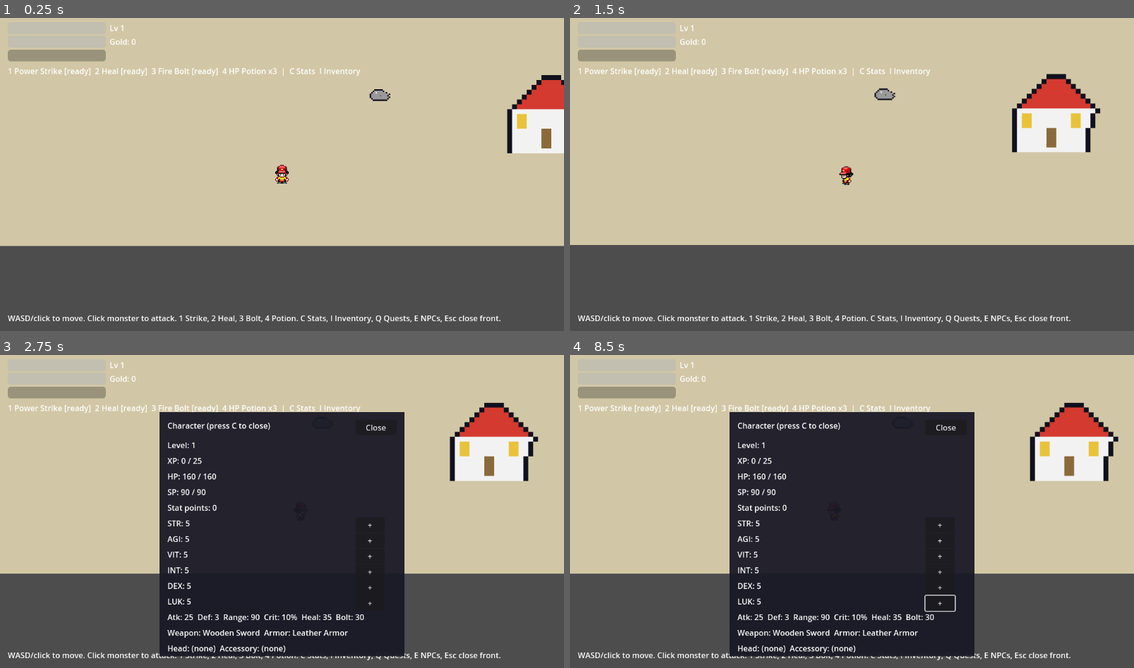
Above: before the commit, frames 1-4 (two rows, left to right).
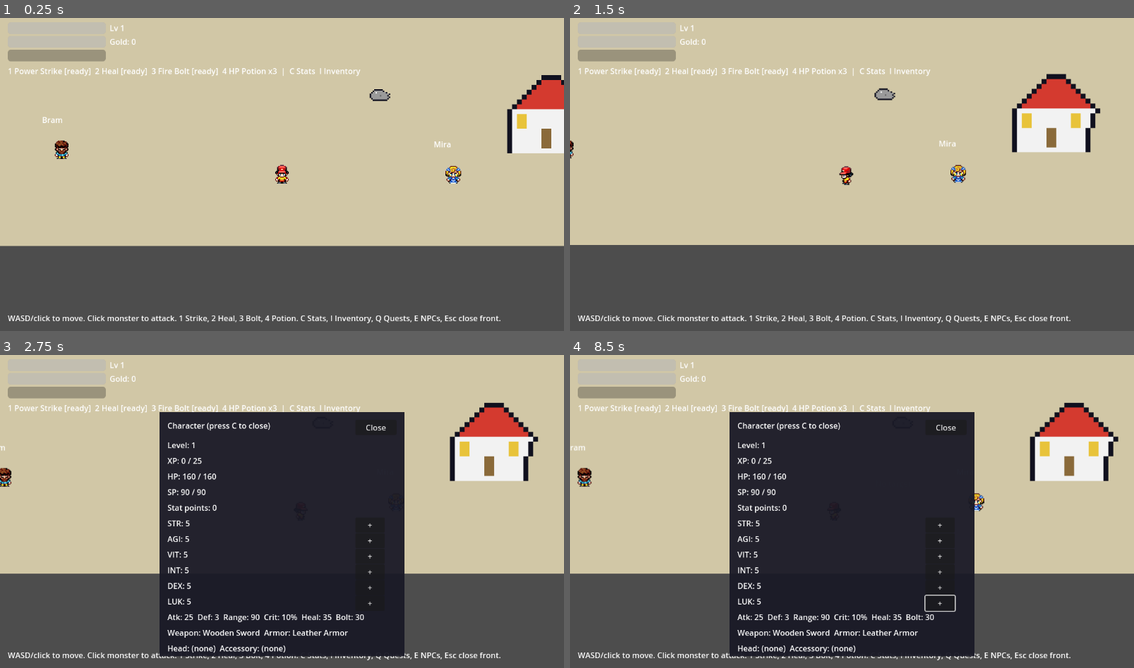
Above: after the commit, the same moments.

Repository: straviux/rok-online-clone
Game: Godot game, scene res://scenes/world/town.tscn
Two runs of this game, one before a commit and one after it. Both use one fixed random seed, a clock stepped at 60 frames per second and the inputs below.
Inputs (mouse positions are in pixels of both pictures, inside the frame that each line leads up to):
- Up to frame 1 (0.25 s): no input
- Up to frame 2 (1.5 s): tap Enter at 0.5, 1.25 s; move the mouse to (976, 155) at 0.52 s; hold D 0.53-1.25 s; tap E at 0.6 s; click (976, 155) at 0.67 s; drag from (739, 187) to (823, 237) at 1.27 s
- Up to frame 3 (2.75 s): tap Enter at 2 s; move the mouse to (338, 439) at 2.02 s; hold D from 2.03 s (still down); tap C at 2.1 s; tap E at 2.3 s
- Up to frame 4 (8.5 s): release D at 2.75 s; tap Enter at 2.75, 8 s; drag from (823, 574) to (682, 461) at 2.77 s; click "+" at 3.5 s; click "+" at 4.25 s; click "+" at 5 s; click "+" at 5.75 s; click "+" at 6.5 s; click "+" at 7.25 s; move the mouse to (1021, 558) at 8.02 s; hold A from 8.03 s (still down); tap 1 at 8.1 s; tap E at 8.3 s

The runs differ from the first frame. In frame 1, 0.3% of the frame differs, in the area x 7-82%, y 31-53%; in frame 2, 0.2%; in frame 3, 0.1%; in frame 4, 0.2%.

Commit message:
Add SetC villagers Bram, Mira, Kaze to town with greeting interaction

Diff:
--- a/scenes/world/town.tscn
+++ b/scenes/world/town.tscn
@@ -62,6 +62,27 @@
 position = Vector2(0, -250)
 npc_type = "quest"
 
+[node name="Bram" parent="." instance=ExtResource("6_npc")]
+position = Vector2(-450, 250)
+npc_type = "villager"
+display_name = "Bram"
+chibi_frame = "villager_bram_stand"
+greeting = "The field monsters are restless today."
+
+[node name="Mira" parent="." instance=ExtResource("6_npc")]
+position = Vector2(350, 300)
+npc_type = "villager"
+display_name = "Mira"
+chibi_frame = "villager_mira_stand"
+greeting = "Welcome to town, traveller!"
+
+[node name="Kaze" parent="." instance=ExtResource("6_npc")]
+position = Vector2(-150, -350)
+npc_type = "villager"
+display_name = "Kaze"
+chibi_frame = "villager_kaze_stand"
+greeting = "I train in the shadows."
+
 [node name="Player" parent="." instance=ExtResource("2_player")]
 position = Vector2(0, 300)
 
--- a/scripts/chibi_sprites.gd
+++ b/scripts/chibi_sprites.gd
@@ -11,6 +11,9 @@
 #   shopkeeper = charsetA, column 1, row 2 (black suit)
 #   storage_keeper = charsetB, column 4, row 1 (blue hat)
 #   elder = charsetA, column 4, row 1 (brown coat)
+#   villagers (SetC/expansion): bram = charsetC, column 4, row 1
+#     (bearded man); mira = charsetC, column 1, row 2 (blond girl);
+#     kaze = charsetC, column 4, row 2 (ninja)
 # To swap a character, re-extract a different block and replace
 # that character's frames here.
 class_name ChibiSprites
@@ -569,6 +572,117 @@
 			"..FFDAEEEEADFF..",
 			"....DDNDONDD....",
 			"....DEGDDGED....",
+			"................",
+		],
+	},
+	"villager_bram_stand": {
+		"palette": [Color8(100, 21, 14, 255), Color8(149, 81, 35, 255), Color8(0, 0, 0, 255), Color8(249, 193, 157, 255), Color8(255, 230, 213, 255), Color8(48, 169, 190, 255), Color8(5, 84, 147, 255), Color8(117, 226, 239, 255), Color8(227, 178, 53, 255), Color8(191, 100, 61, 255), Color8(255, 247, 25, 255), Color8(100, 89, 104, 255), Color8(90, 33, 58, 255)],
+		"rows": [
+			"................",
+			"................",
+			"................",
+			"................",
+			"................",
+			"................",
+			"................",
+			"................",
+			"................",
+			"................",
+			"................",
+			"................",
+			"....ABBAACC.....",
+			"...AAABBBACAA...",
+			"..ABBAABAABBAC..",
+			".CBBABBBBAABACC.",
+			".CCABBBABBAAAAC.",
+			".CACCBACCAACCAC.",
+			".CCACCCCCCCCACC.",
+			"..CAACCAACAAAC..",
+			".CADCDEEDDDCDAC.",
+			".CADACCDDCCADAC.",
+			"..CCADABBADACC..",
+			"...CCABAABACC...",
+			"..CFCAABBAACFC..",
+			"..GHHCAAAACHHG..",
+			".AEGGFFGHFFGGEA.",
+			".AEDCGFGHFGCDEA.",
+			"..AACIJAAJICAA..",
+			"....CKKCCKKC....",
+			"...CLLMCCMLLC...",
+			"................",
+		],
+	},
+	"villager_mira_stand": {
+		"palette": [Color8(100, 21, 14, 255), Color8(227, 178, 53, 255), Color8(255, 247, 25, 255), Color8(24, 90, 205, 255), Color8(191, 100, 61, 255), Color8(253, 253, 241, 255), Color8(172, 213, 255, 255), Color8(249, 193, 157, 255), Color8(0, 0, 0, 255), Color8(255, 230, 213, 255), Color8(0, 32, 123, 255), Color8(246, 255, 255, 255), Color8(44, 116, 55, 255), Color8(45, 26, 113, 255), Color8(48, 169, 190, 255)],
+		"rows": [
+			"................",
+			"................",
+			"................",
+			"................",
+			"................",
+			"................",
+			"................",
+			"................",
+			"................",
+			"................",
+			"................",
+			"................",
+			"................",
+			".....AAAAAA.....",
+			"....ABCCCCBA....",
+			"..DDBCBEEBBBDD..",
+			".DFDDBECBEBDDFD.",
+			".DDGDCEECAEDGDD.",
+			"ACEADECCBAHAAECA",
+			"ACBIEHAAAHHEIBCA",
+			"ACAJEIIHHIIEJACA",
+			"IBAJCGKJHKGCJABI",
+			"IIBICLMJJMLCIBII",
+			".IIICAHJJHACIII.",
+			"...NNDAAAADNN...",
+			"..NOODDFFDDOON..",
+			".AJDONNDDNNODJA.",
+			".AJJINGDDGNIJJA.",
+			"..AAIDDFFDDIAA..",
+			"...IGDDDDDDGI...",
+			"....IGFFFFGI....",
+			"................",
+		],
+	},
+	"villager_kaze_stand": {
+		"palette": [Color8(31, 55, 67, 255), Color8(50, 89, 110, 255), Color8(0, 0, 0, 255), Color8(58, 126, 161, 255), Color8(100, 21, 14, 255), Color8(227, 0, 4, 255), Color8(255, 107, 93, 255), Color8(149, 81, 35, 255), Color8(255, 230, 213, 255), Color8(249, 193, 157, 255), Color8(246, 255, 255, 255)],
+		"rows": [
+			"................",
+			"................",
+			"................",
+			"................",
+			"................",
+			"................",
+			"................",
+			"................",
+			"................",
+			"................",
+			"................",
+			"................",
+			"................",
+			".....AAAAAA.....",
+			"....AABBBAAC....",
+			"...AADDBBBAAC...",
+			"...AADDBBBAAC...",
+			"...EFABBBAAFE...",
+			"...EFFGGGFFFE...",
+			"...CEFFGGGFEC...",
+			"...CHCCIJCCHC...",
+			"...ACKHIIHKCA...",
+			"...CAAABBAAAC...",
+			"....CADDBBAC....",
+			"...CACABBACAC...",
+			"..CBBACCCCABBC..",
+			".EFCCAACAAACCFE.",
+			".EFFCFAACAFCFFE.",
+			"..EECCFGGFCCEE..",
+			"....CAACCAAC....",
+			"...CBBCCCCBBC...",
 			"................",
 		],
 	},
--- a/scripts/npc.gd
+++ b/scripts/npc.gd
@@ -7,8 +7,16 @@
 ## NPC's colour/name come from npc_type, set on the scene instance.
 
 @export var npc_type: String = "shop"
+# Villagers (SetC characters): set these on the scene instance and
+# npc_type = "villager". E then shows the greeting floating above
+# them instead of opening any panel.
+@export var display_name: String = ""
+@export var chibi_frame: String = ""
+@export var greeting: String = ""
 
 var player_near: bool = false
+
+var _damage_number_scene: PackedScene = preload("res://scenes/ui/damage_number.tscn")
 
 @onready var sprite: Sprite2D = $Body/Sprite2D
 @onready var name_label: Label = $NameLabel
@@ -21,7 +29,11 @@
 	# Frames are 32x64; offset -8 keeps the feet at the bottom of
 	# the 32x48 collision box.
 	sprite.offset = Vector2(0, -8)
-	if npc_type == "storage":
+	if chibi_frame != "":
+		if display_name != "":
+			name_label.text = display_name
+		sprite.texture = ChibiSprites.frame_texture(chibi_frame)
+	elif npc_type == "storage":
 		name_label.text = "Storage"
 		sprite.texture = ChibiSprites.frame_texture("storage_keeper_stand")
 	elif npc_type == "quest":
@@ -52,6 +64,13 @@
 		return
 	if event is InputEventKey:
 		if event.keycode == KEY_E and event.pressed and not event.echo:
+			if npc_type == "villager":
+				if greeting != "":
+					var number: Node = _damage_number_scene.instantiate()
+					number.position = global_position + Vector2(0, -60)
+					get_tree().current_scene.add_child(number)
+					number.setup_damage(greeting, Color(1, 1, 1, 1))
+				return
 			var group_name: String = "shop_panel"
 			if npc_type == "storage":
 				group_name = "storage_panel"
Not shown, changed: README.md
